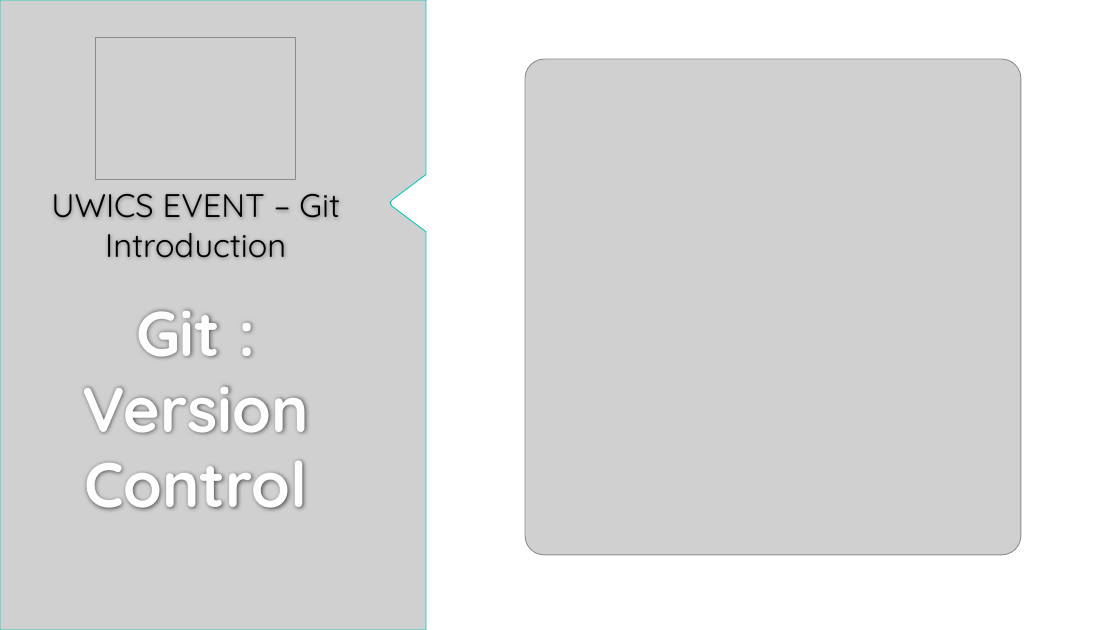
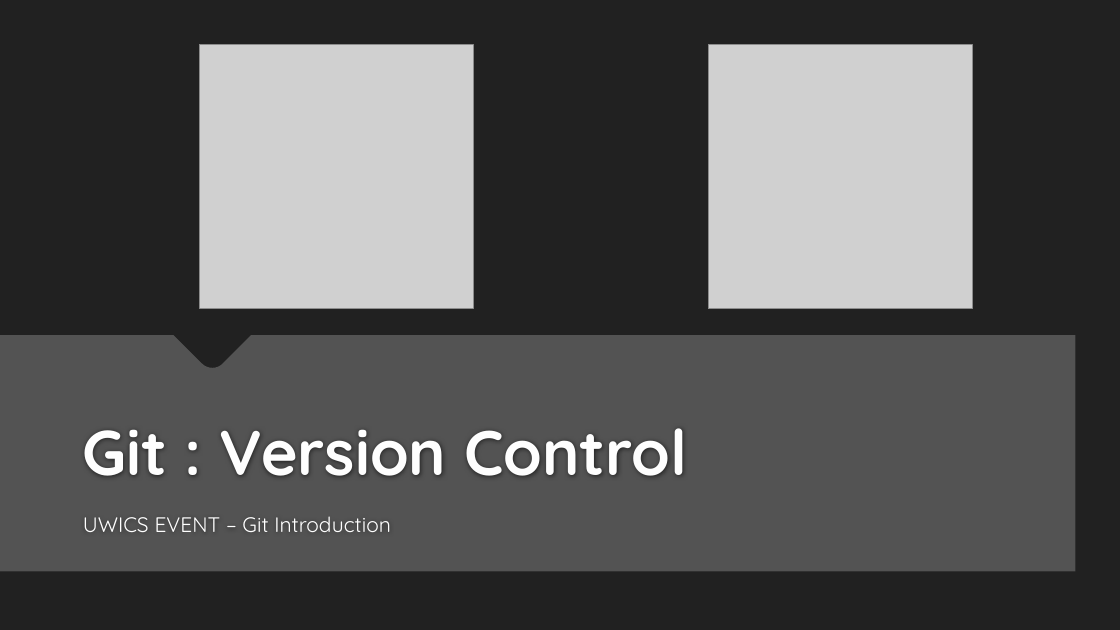
Before and after one commit to UWIComputingSociety-sta/UWICS_GitHub_Intro, a slide deck: slide 1 of UWICS_Git.pptx. Drawn at 1120x630 pixels with LibreOffice and Linux fonts; fonts in the diff are those of the drawing; grey boxes stand for pictures; background and template pictures are left out. Boxes give left, top, right and bottom in pixels: in the first picture for what was removed or moved away, otherwise in the second. Text is boxed around its words. In the diff, an @@ line names an element or a change of style, - is before the commit and + after.

```diff
--- a/UWICS_Git.pptx
+++ b/UWICS_Git.pptx
@@ background #FFFFFF to #212121 @@
@@ picture removed at [0,0,426,630] @@
@@ picture: place and size @@
-picture at [96,38,296,180]
+picture at [200,45,473,308]
@@ picture: place and size @@
-picture at [525,59,1021,555]
+picture at [708,45,972,308]
@@ freeform shape added at [0,335,1075,571], fill #595959 at 90% opacity @@
@@ title "Git : Version Control": place and size @@
-title "Git : Version Control" at [82,310,309,510]
+title "Git : Version Control" at [83,428,687,476]
@@ title "Git : Version Control" at [83,428,687,476]: alignment centre to left; vertical alignment top to bottom @@
@@ subtitle "UWICS EVENT – Git Introduction": place and size @@
-subtitle "UWICS EVENT – Git Introduction" at [51,193,340,258]
+subtitle "UWICS EVENT – Git Introduction" at [83,516,391,532]
@@ subtitle "UWICS EVENT – Git Introduction" at [83,516,391,532]: size 28 to 18 pt, text colour #000000 to #FFFFFF; alignment centre to left; less space between paragraphs; vertical alignment bottom to top @@
```
Also in this commit, not shown: 11 other slides changed, 2 slides added.
